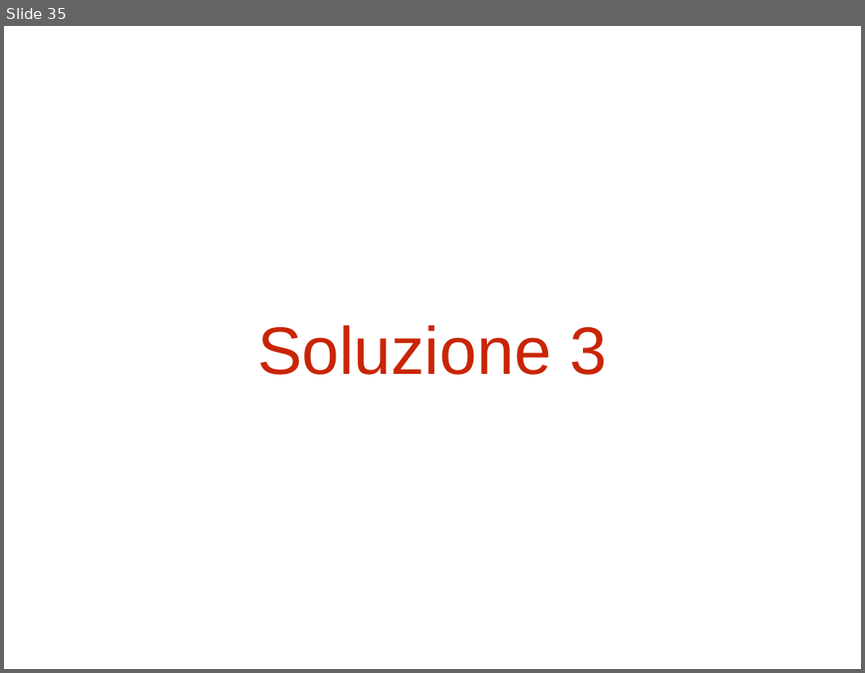
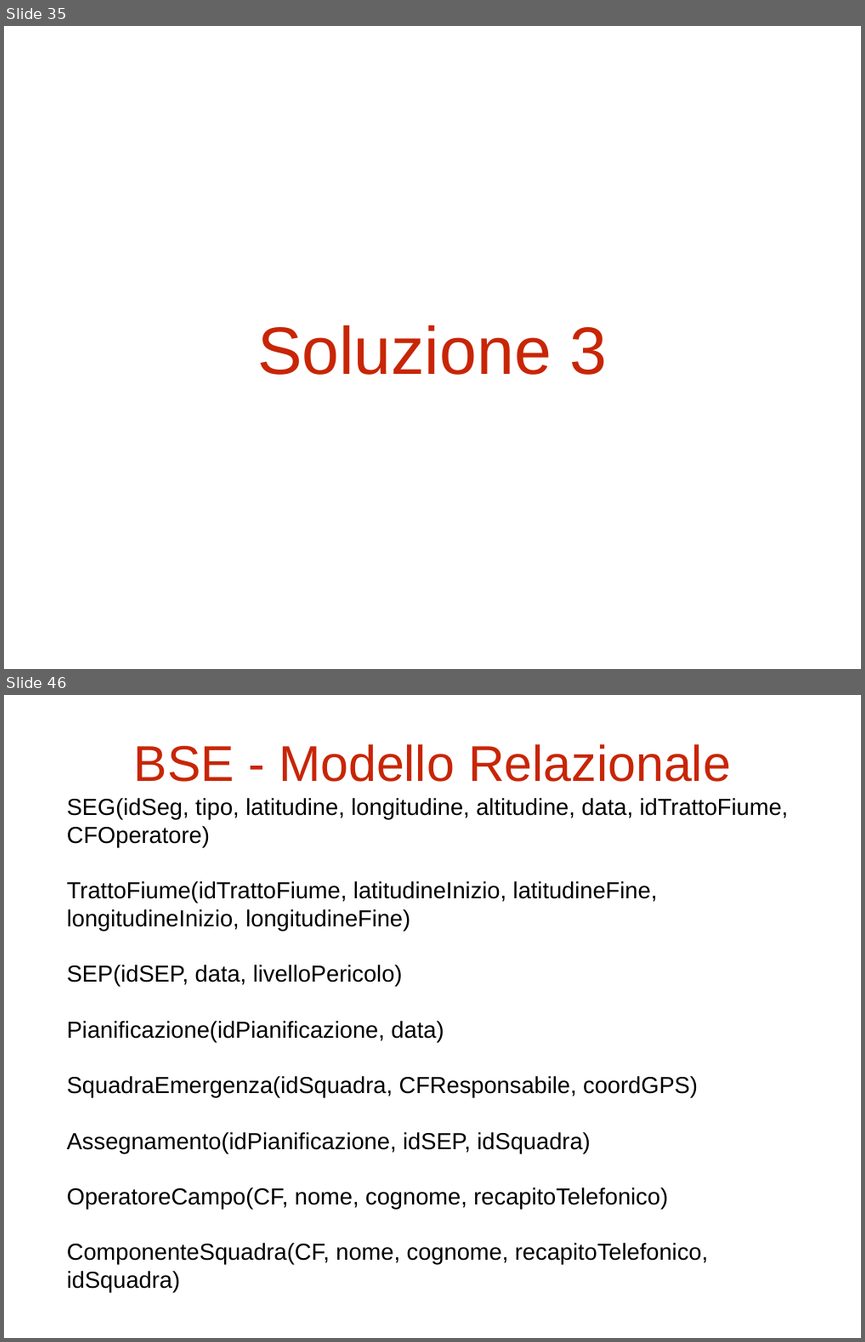
Before and after one commit to Stef23/MRVProject, a slide deck: PDF.pptx. Shown one above the other, each under a label of ours: slide 35 before the commit, slides 35 and 46 after it; the slides between them are not shown. The pictures are 865x673 and 865x1342 pixels, drawn with LibreOffice and Linux fonts; fonts in the diff are those of the drawing. Boxes give left, top, right and bottom in pixels: in the first picture for what was removed or moved away, otherwise in the second. Text is boxed around its words. In the diff, an @@ line names an element or a change of style, - is before the commit and + after.

```diff
--- a/PDF.pptx
+++ b/PDF.pptx
@@ slide 46 added at <box>4,695,861,1338</box>, background #FFFFFF @@
@@ title added at <box>134,744,731,782</box>, 60 pt, text #C82506 @@
+BSE - Modello Relazionale
@@ text added at <box>67,798,789,1292</box>, 27.7 pt, text #000000 @@
+SEG(idSeg, tipo, latitudine, longitudine, altitudine, data, idTrattoFiume,
+CFOperatore)
+TrattoFiume(idTrattoFiume, latitudineInizio, latitudineFine,
+longitudineInizio, longitudineFine)
+SEP(idSEP, data, livelloPericolo)
+Pianificazione(idPianificazione, data)
+SquadraEmergenza(idSquadra, CFResponsabile, coordGPS)
+Assegnamento(idPianificazione, idSEP, idSquadra)
+OperatoreCampo(CF, nome, cognome, recapitoTelefonico)
+ComponenteSquadra(CF, nome, cognome, recapitoTelefonico,
+idSquadra)
```
Also in this commit, not shown: 7 slides changed, 21 other slides added, 2 slides removed, 5 other files.
